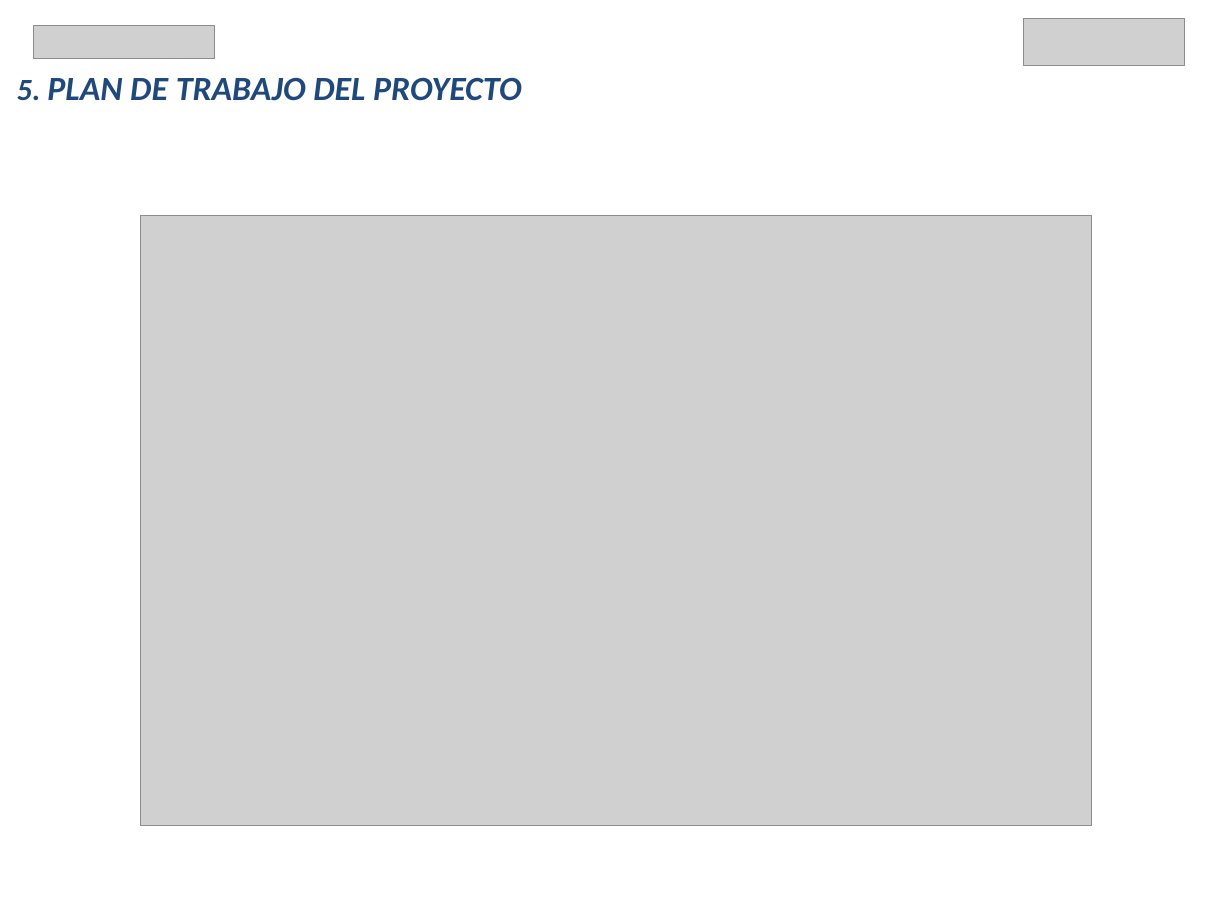
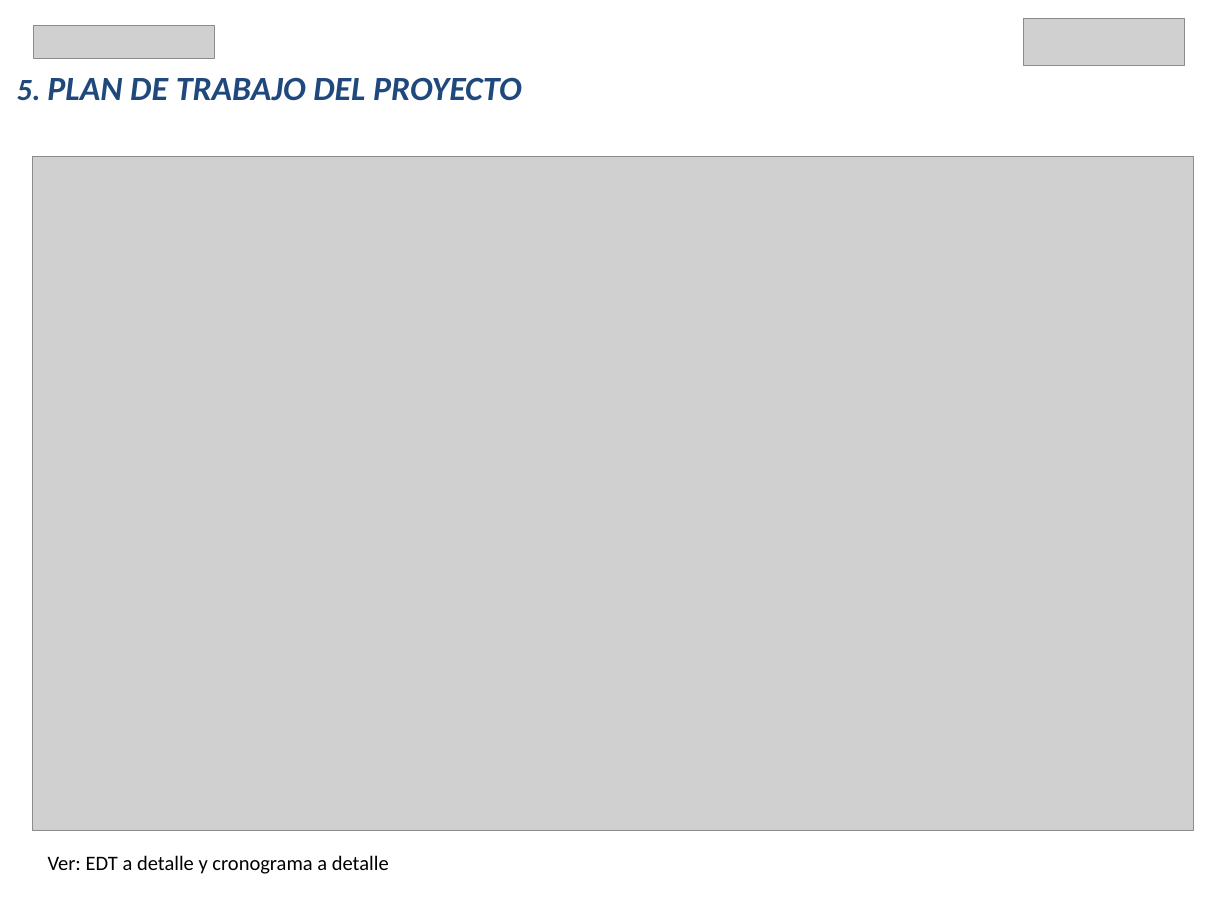
Before and after one commit to JuanCarlosReyesGuerrero/TFG_OBS, a slide deck: slide 8 of PresentacionTFM.pptx. Drawn at 1232x924 pixels with LibreOffice and Linux fonts; fonts in the diff are those of the drawing; grey boxes stand for pictures. Boxes give left, top, right and bottom in pixels: in the first picture for what was removed or moved away, otherwise in the second. Text is boxed around its words. In the diff, an @@ line names an element or a change of style, - is before the commit and + after.

```diff
--- a/PresentacionTFM.pptx
+++ b/PresentacionTFM.pptx
@@ picture: place and size @@
-picture at box(140, 216, 1092, 825)
+picture at box(32, 156, 1194, 830)
@@ text added at box(48, 855, 389, 874), 12 pt, text #000000 @@
+Ver: EDT a detalle y cronograma a detalle
```
Also in this commit, not shown: 4 other slides changed.
